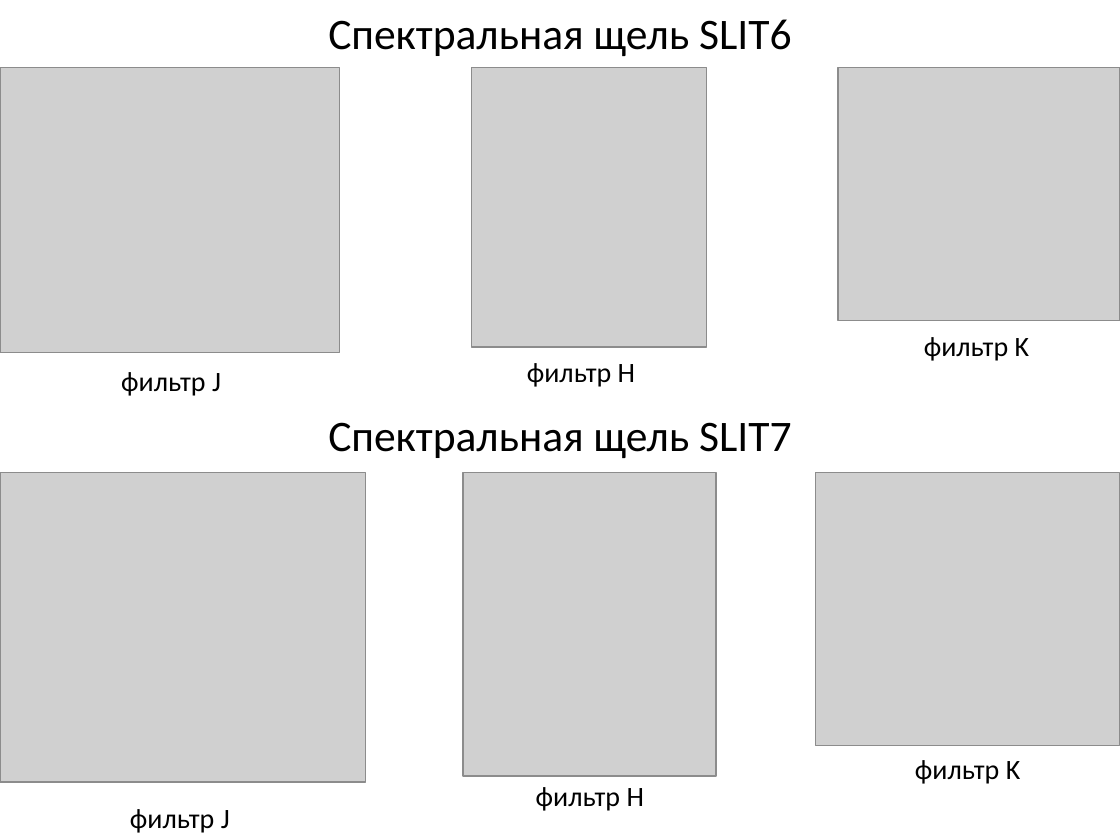
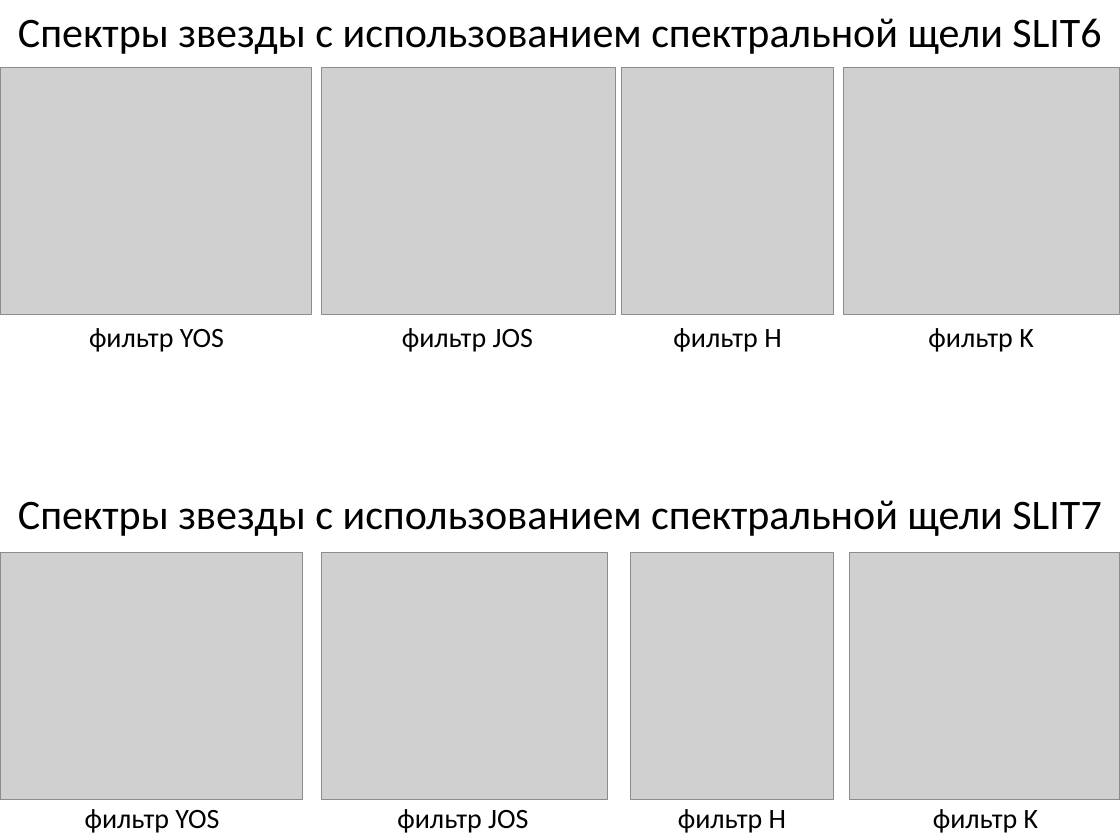
Before and after one commit to orel77777/PRACTICE, a slide deck: slide 3 of presentation.pptx. Drawn at 1120x840 pixels with LibreOffice and Linux fonts; fonts in the diff are those of the drawing; grey boxes stand for pictures. Boxes give left, top, right and bottom in pixels: in the first picture for what was removed or moved away, otherwise in the second. Text is boxed around its words. In the diff, an @@ line names an element or a change of style, - is before the commit and + after.

```diff
--- a/presentation.pptx
+++ b/presentation.pptx
@@ text at (18,18,1101,54): text changed; size 28 to 27 pt @@
-Спектральная щель SLIT6
+Спектры звезды с использованием спектральной щели SLIT6
@@ picture: place and size @@
-picture at (0,67,339,353)
+picture at (0,67,311,314)
@@ picture added at (321,67,615,314) @@
@@ picture removed at (472,67,707,347) @@
@@ picture added at (622,67,833,314) @@
@@ picture: place and size @@
-picture at (838,67,1120,320)
+picture at (843,67,1120,314)
@@ text added at (89,328,224,352), 18 pt, text #000000 @@
+фильтр YOS
@@ text at (402,328,533,352): text changed @@
-фильтр J
+фильтр JOS
@@ text "фильтр H": place and size @@
-text "фильтр H" at (527,363,635,387)
+text "фильтр H" at (673,328,781,352)
@@ text "фильтр K": place and size @@
-text "фильтр K" at (924,337,1030,361)
+text "фильтр K" at (928,328,1034,352)
@@ picture removed at (463,473,716,776) @@
@@ text at (18,500,1102,536): text changed; size 28 to 27 pt @@
-Спектральная щель SLIT7
+Спектры звезды с использованием спектральной щели SLIT7
@@ picture: place and size @@
-picture at (0,473,366,782)
+picture at (0,552,302,799)
@@ picture added at (321,552,607,799) @@
@@ picture added at (631,552,833,799) @@
@@ picture: place and size @@
-picture at (815,473,1120,746)
+picture at (850,552,1120,799)
@@ text at (85,809,219,833): text changed @@
-фильтр J
+фильтр YOS
@@ text added at (397,809,528,833), 18 pt, text #000000 @@
+фильтр JOS
@@ alignment left to centre in 4 elements at (928,328,1034,352), (673,328,781,352), (933,809,1039,833), (678,809,786,833) @@
@@ text "фильтр H": place and size @@
-text "фильтр H" at (536,787,644,811)
+text "фильтр H" at (678,809,786,833)
@@ text "фильтр K": place and size @@
-text "фильтр K" at (915,760,1021,784)
+text "фильтр K" at (933,809,1039,833)
```
Also in this commit, not shown: 2 other slides changed, 15 other files.
